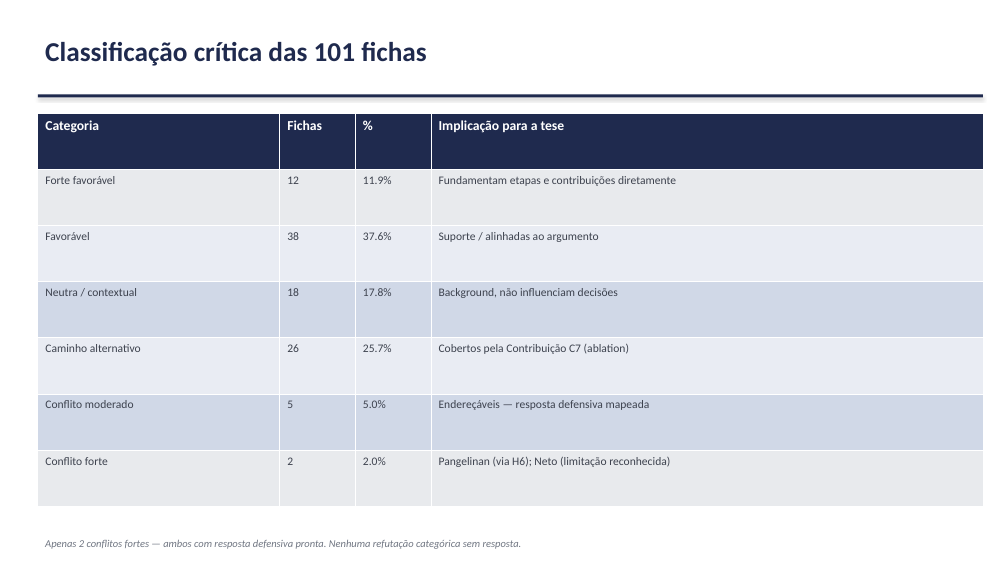
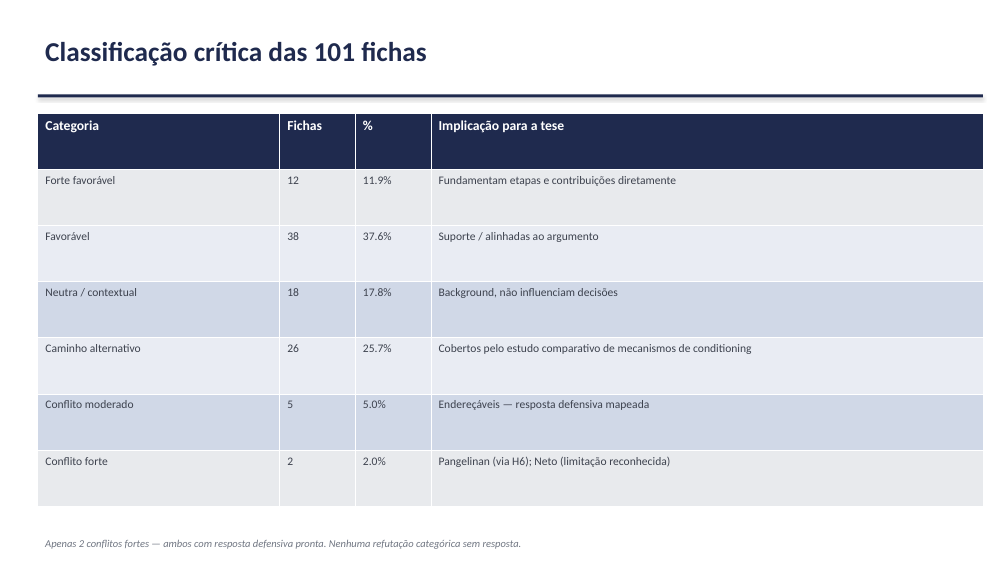
Before and after one commit to marcellozzetti/Facial-Recognition-Models-Mitigating-Bias, a slide deck: slide 9 of docs/ativo/material_reuniao_orientador_2026-06-15.pptx. Drawn at 1008x567 pixels with LibreOffice and Linux fonts; fonts in the diff are those of the drawing. Boxes give left, top, right and bottom in pixels: in the first picture for what was removed or moved away, otherwise in the second. Text is boxed around its words. In the diff, an @@ line names an element or a change of style, - is before the commit and + after.

```diff
--- a/docs/ativo/material_reuniao_orientador_2026-06-15.pptx
+++ b/docs/ativo/material_reuniao_orientador_2026-06-15.pptx
@@ table at (38, 113, 983, 507) @@
-row 5, column 4: Cobertos pela Contribuição C7 (ablation)
+row 5, column 4: Cobertos pelo estudo comparativo de mecanismos de conditioning
```
Also in this commit, not shown: 6 other slides changed, 1 slide added, 1 slide removed, 1 other file.
